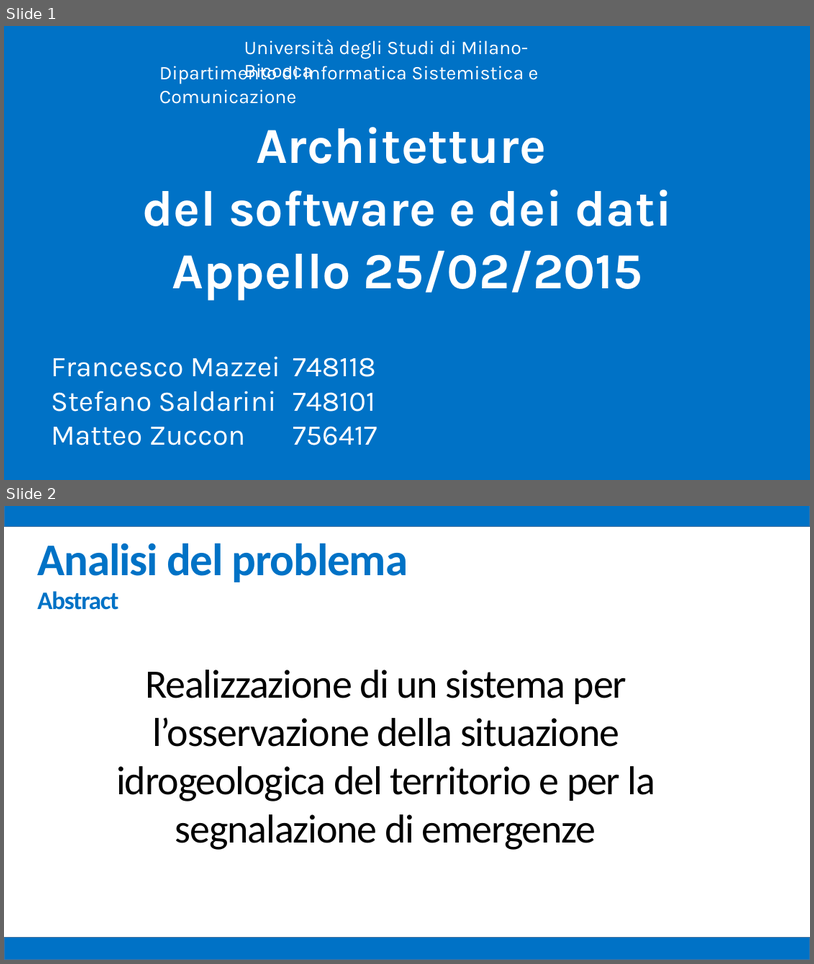
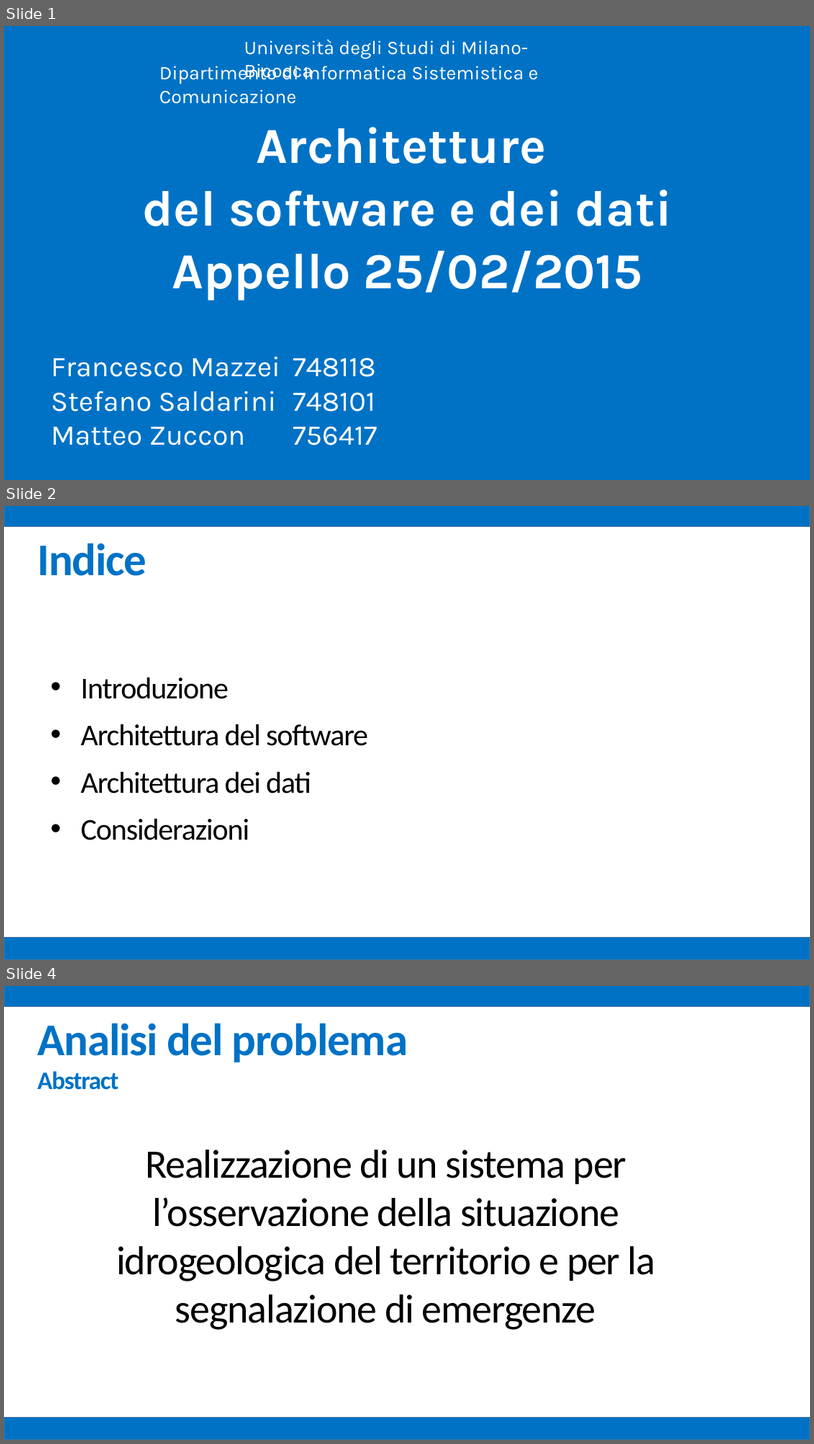
Before and after one commit to mz1991/ProgettoFebbraio2015, a slide deck: Febbraio 2015.pptx. Shown one above the other, each under a label of ours: slides 1 and 2 before the commit, slides 1, 2 and 4 after it; the slides between them are not shown. The pictures are 814x964 and 814x1444 pixels, drawn with LibreOffice and Linux fonts; fonts in the diff are those of the drawing. Boxes give left, top, right and bottom in pixels: in the first picture for what was removed or moved away, otherwise in the second. Text is boxed around its words. In the diff, an @@ line names an element or a change of style, - is before the commit and + after.

```diff
--- a/Febbraio 2015.pptx
+++ b/Febbraio 2015.pptx
@@ slide 2 added at (x1=4, y1=506, x2=810, y2=960), background #FFFFFF @@
@@ rectangle added at (x1=4, y1=506, x2=810, y2=527), fill #0072C6, outline #43739E 1 pt @@
@@ text added at (x1=37, y1=543, x2=147, y2=576), 54 pt, text #0072C6, bold @@
+Indice
@@ text added at (x1=81, y1=677, x2=368, y2=840), 36 pt, text #000000 @@
+• Introduzione
+• Architettura del software
+• Architettura dei dati
+• Considerazioni
@@ rectangle added at (x1=4, y1=937, x2=810, y2=960), fill #0072C6, outline #43739E 1 pt @@
@@ what was slide 2 is now slide 4 @@
```
Also in this commit, not shown: 8 slides changed, 3 other slides added.
